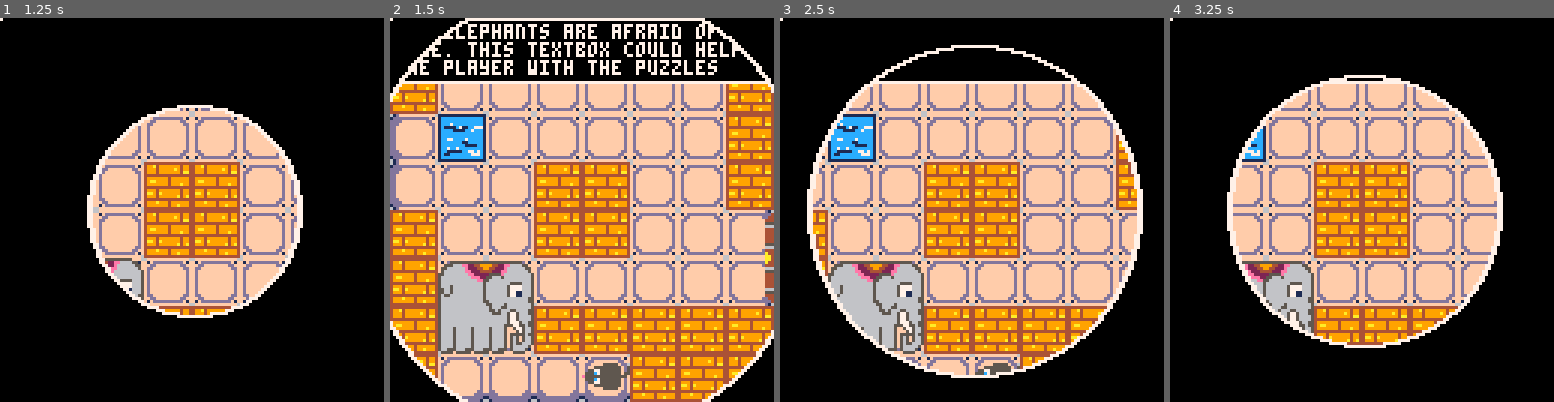
Above: before the commit, frames 1-4 (left to right).
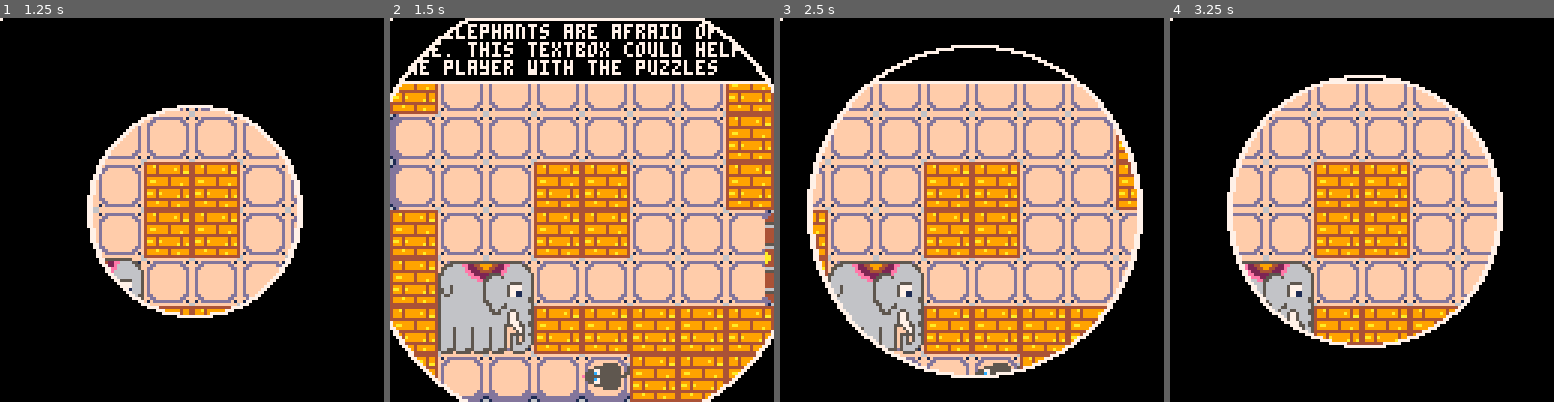
Above: after the commit, the same moments.

Repository: ekaktusz/elephant
Game: PICO-8 cartridge elephant.p8
The game is run twice, just before and just after one commit, with the same random seed, the same clock (stepped at 60 frames per second) and the same inputs.
Inputs:
- Up to frame 1 (1.25 s): tap X (X key) at 0.33, 1.07 s; tap O (Z key) at 0.7 s
- Up to frame 2 (1.5 s): no input
- Up to frame 3 (2.5 s): hold Right 1.6-2.1 s; tap O (Z key) at 1.7, 2.1 s; tap X (X key) at 1.85 s; hold Up 2.15-2.42 s; hold Right from 2.47 s (still down)
- Up to frame 4 (3.25 s): tap O (Z key) at 2.5, 2.9 s; tap X (X key) at 2.97 s; release Right at 3.03 s; hold Left from 3.08 s (still down)

Frame 1 is identical in both runs. In frame 2, 1.6% of the frame differs, in the area x 12-25%, y 25-38%; in frame 3, 1.4%; in frame 4, 0.3%.

Commit message:
particles

Diff:
--- a/elephant.p8
+++ b/elephant.p8
@@ -15,6 +15,7 @@
 #include include/third_party.lua
 #include include/wall.lua
 #include include/water.lua
+#include include/particles.lua
 __gfx__
 000000000000000000000000000000006ffffffffffffff66ffffffffffffd166ffffffffffffff661dddddddddddd1661dddddddddddd160000000000000000
 00000000000000000000000000000000f1fddddddddddf1ff1fdddddddddddd1f1fddddddddddf1f1dddddddddddddd11dddddddddddddd10000000000000000
--- a/include/elephant.lua
+++ b/include/elephant.lua
@@ -153,6 +153,8 @@
 		or e.y+32<0) then
 			finished=true
 	end
+
+
 end
 
 function move_elephant()
@@ -168,12 +170,16 @@
 
 	if (e.finish) then
 		if (e.d==1) then
+			spawntrail(e.x,e.y+32,2,2,5,6)
 			e.x+=e.spd
 		elseif (e.d==2) then
+			spawntrail(e.x+32,e.y+32,2,2,5,6)
 			e.x-=e.spd
 		elseif (e.d==3) then
+			spawntrail(e.x+16,e.y+32,8,8,5,6)
 			e.y-=e.spd
 		elseif (e.d==4) then
+			spawntrail(e.x+16,e.y,8,8,5,6)
 			e.y+=e.spd
 		end
 		return
@@ -181,15 +187,19 @@
 
 	if (e.d==1) and ecan_move('r') and (e.should_move or e.seen_player)
 		then --jobbra
+		spawntrail(e.x,e.y+32,2,2,5,6)
 		e.x+=e.spd
 	elseif (e.d==2) and ecan_move('l') and (e.should_move or e.seen_player)
 		then --balra
+			spawntrail(e.x+32,e.y+32,2,2,5,6)
 		e.x-=e.spd
 	elseif (e.d==3) and ecan_move('u') and (e.should_move or e.seen_player)
 		then --fel
+			spawntrail(e.x+16,e.y+32,8,8,5,6)
 		e.y-=e.spd
 	elseif (e.d==4) and ecan_move('d') and (e.should_move or e.seen_player)
 		then --le
+			spawntrail(e.x+16,e.y,8,8,5,6)
 		e.y+=e.spd
 	end
 end
--- a/include/game_state.lua
+++ b/include/game_state.lua
@@ -53,11 +53,14 @@
 	end
 
 	if current_lvl==1 then tb_update() end
+
+	updateparts()
 end
 
 function draw_game()
 	cls()
 	map(0,0)
+	drawparts()
 	--spr(140,112,32,2,2) -- mogyoro
 	--spr(64,16,16,4,4)   -- elefant
 	draw_wall()
@@ -73,6 +76,7 @@
 	draw_door()
 	draw_water()
 	draw_h()
+
 	if current_lvl==1 then tb_draw() end
 
 	if not loaded() then
--- a/include/map.lua
+++ b/include/map.lua
@@ -6,7 +6,7 @@
 	{ --lvl1
 		{'t', 't', 't', 't', 'x', 'x', 't', 't'},
 		{'t', 'x', 'x', 'x', 'x', 'x', 'x', 't'},
-		{'x', 'w', 'x', 'x', 'x', 'x', 'x', 't'},
+		{'x', 'x', 'x', 'x', 'x', 'x', 'x', 't'},
 		{'x', 'x', 'x', 't', 't', 'x', 'x', 't'},
 		{'t', 'x', 'x', 't', 't', 'x', 'x', 'a'},
 		{'t', 'e', 'x', 'x', 'x', 'x', 'x', 'a'},
--- /dev/null
+++ b/include/particles.lua
@@ -0,0 +1,45 @@
+part={}
+
+function addpart(_x,_y,_type,_maxage,_col,_oldcol)
+    local _p={}
+    _p.x=_x
+    _p.y=_y
+    _p.tpe=_type
+    _p.mage=_maxage
+    _p.age=0
+    _p.col=_col
+    _p.oldcol=_oldcol
+    add(part,_p)
+end
+
+
+function spawntrail(_x,_y,_sx,_sy,_col,_oldcol)
+    local _ang = rnd()
+    local _ox = sin(_ang)*_sx
+    local _oy = cos(_ang)*_sy
+    addpart(_x+_ox,_y+_oy,0,5+rnd(5),_col,_oldcol)
+end
+
+function updateparts()
+    local _p
+    for i=#part,1,-1 do
+        _p=part[i]
+        _p.age+=1
+        if _p.age>_p.mage then
+            del(part,part[i])
+        else
+            if (_p.age/_p.mage)>0.5 then
+                _p.col=_p.oldcol
+            end
+        end
+    end
+end
+
+function drawparts()
+    for i=1,#part do
+        _p=part[i]
+        if _p.tpe==0 then
+            pset(_p.x,_p.y,6)
+        end
+    end
+end
--- a/include/player.lua
+++ b/include/player.lua
@@ -26,6 +26,8 @@
 function draw_player()
 	if (p.walking) then anim_player() end
 
+	--drawparts()
+
  palt(0,true)   --hide black
  --0 left, 1 right, 2 up, 3 down
  tmp=0
@@ -47,6 +49,7 @@
 end
 
 function update_player()
+
 	move_player()
 	if (btnp(5)) then
 		--handle nut taking
@@ -60,6 +63,9 @@
 	end
 	if (btnp(0) or btnp(1) or btnp(2) or btnp(3) or btnp(4)) then
 		p.first_move=true
+	end
+	if p.walking then
+		spawntrail(p.x+8,p.y+8,4,4,5,6)
 	end
 end
 
@@ -135,6 +141,7 @@
    	end
    end
 
+
   if (btn()>0) then
    p.x+=p.dx
    p.y+=p.dy
--- a/include/third_party.lua
+++ b/include/third_party.lua
@@ -266,7 +266,7 @@
 			if tb.cur>0.9 then -- if the buffer is larger than 0.9:
 				tb.char+=1 -- set next character to be drawn.
 				tb.cur=0    -- reset the buffer.
-				if (ord(tb.str[tb.i],tb.char)!=32) sfx(tb.voice) -- play the voice sound effect.
+				--if (ord(tb.str[tb.i],tb.char)!=32) sfx(tb.voice) -- play the voice sound effect.
 			end
 			if (btnp(5)) tb.char=#tb.str[tb.i] -- advance to the last character, to speed up the message.
 		elseif btnp(5) then -- if already on the last message character and button ❎/x is pressed:
